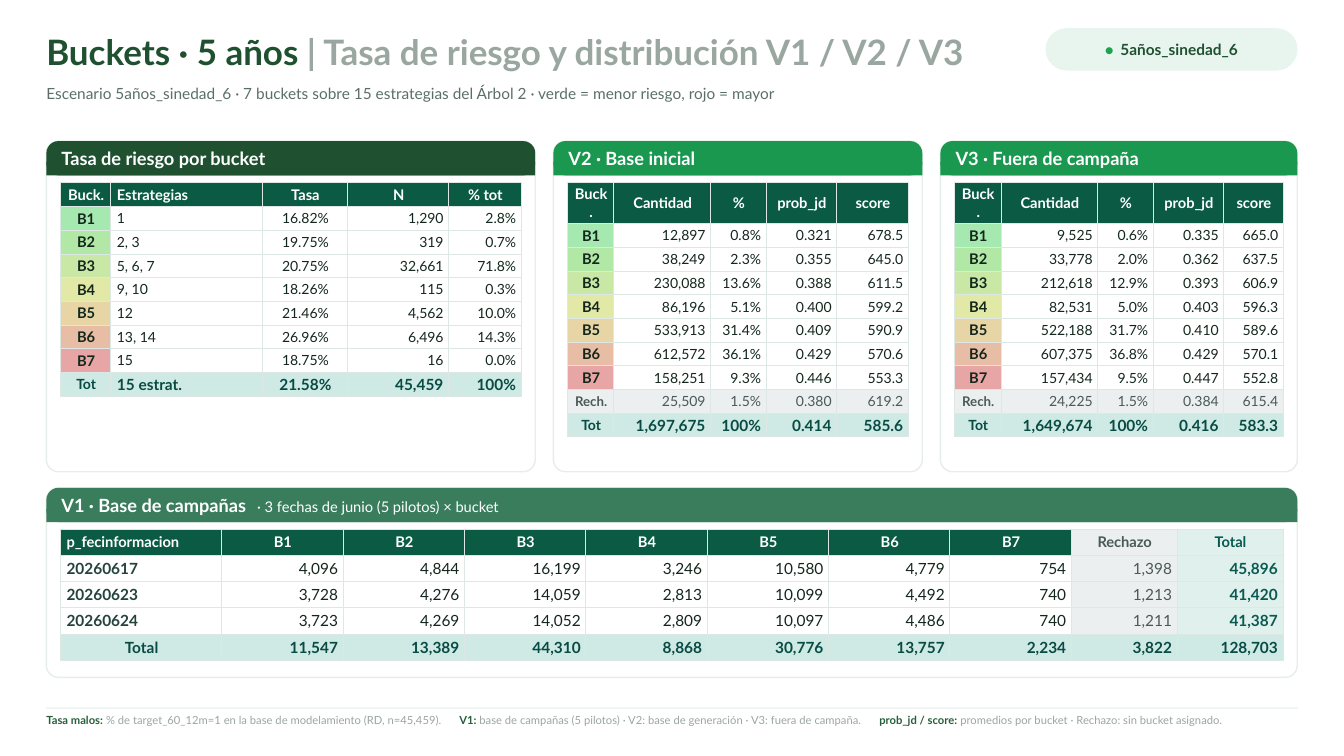
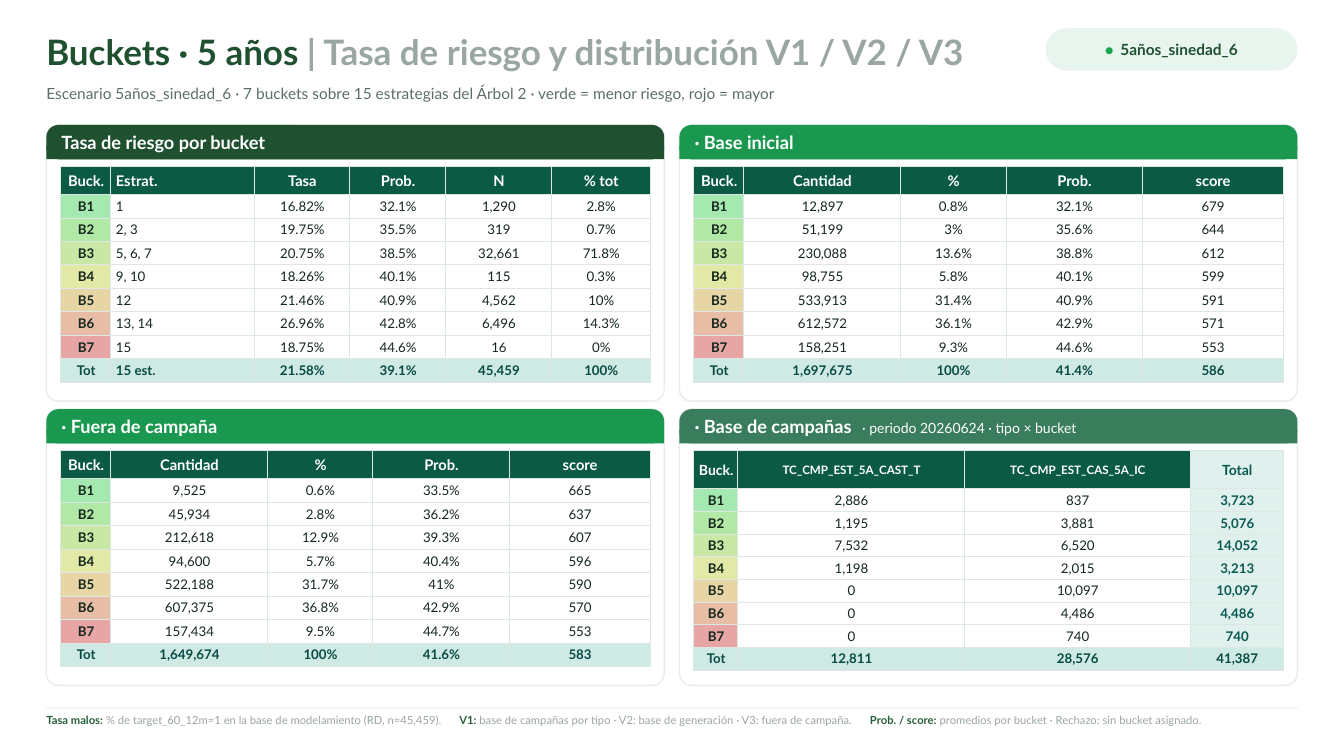
Before and after one commit to KARL961709/Controling, a slide deck: slide 3 of presentacion_buckets_v1v2v3.pptx. Drawn at 1344x756 pixels with LibreOffice and Linux fonts; fonts in the diff are those of the drawing. Boxes give left, top, right and bottom in pixels: in the first picture for what was removed or moved away, otherwise in the second. Text is boxed around its words. In the diff, an @@ line names an element or a change of style, - is before the commit and + after.

```diff
--- a/presentacion_buckets_v1v2v3.pptx
+++ b/presentacion_buckets_v1v2v3.pptx
@@ rounded rectangle: place and size @@
-rounded rectangle at <box>46,141,535,175</box>
+rounded rectangle at <box>46,125,664,159</box>
@@ rectangle: place and size @@
-rectangle at <box>46,162,535,175</box>
+rectangle at <box>46,146,664,159</box>
@@ rounded rectangle: place and size @@
-rounded rectangle at <box>46,141,535,472</box>
+rounded rectangle at <box>46,125,664,401</box>
@@ text "Tasa de riesgo por bucket": place and size @@
-text "Tasa de riesgo por bucket" at <box>61,151,265,169</box>
+text "Tasa de riesgo por bucket" at <box>61,135,265,153</box>
@@ rounded rectangle: place and size @@
-rounded rectangle at <box>554,141,923,472</box>
+rounded rectangle at <box>680,125,1298,401</box>
@@ rounded rectangle: place and size @@
-rounded rectangle at <box>554,141,923,175</box>
+rounded rectangle at <box>680,125,1298,159</box>
@@ rectangle: place and size @@
-rectangle at <box>554,162,923,175</box>
+rectangle at <box>680,146,1298,159</box>
@@ text at <box>704,135,794,149</box>: text changed @@
-V2 · Base inicial
+· Base inicial
@@ table at <box>60,166,650,382</box> @@
-column 2, row 1: Estrategias
+column 2, row 1: Estrat.
-column 2, row 9: 15 estrat.
+column 2, row 9: 15 est.
+column 4: Prob. | 32.1% | 35.5% | 38.5% | 40.1% | 40.9% | 42.8% | 44.6% | 39.1%
-column 6, row 6: 10.0%
+column 6, row 6: 10%
-column 6, row 8: 0.0%
+column 6, row 8: 0%
@@ table: place and size @@
-table at <box>60,182,521,396</box>
+table at <box>60,166,650,382</box>
@@ table at <box>694,166,1284,382</box> @@
-row 1: Buck. | Cantidad | % | prob_jd | score
-row 2: B1 | 12,897 | 0.8% | 0.321 | 678.5
-row 3: B2 | 38,249 | 2.3% | 0.355 | 645.0
-row 4: B3 | 230,088 | 13.6% | 0.388 | 611.5
-row 5: B4 | 86,196 | 5.1% | 0.400 | 599.2
-row 6: B5 | 533,913 | 31.4% | 0.409 | 590.9
-row 7: B6 | 612,572 | 36.1% | 0.429 | 570.6
-row 8: B7 | 158,251 | 9.3% | 0.446 | 553.3
-row 9: Rech. | 25,509 | 1.5% | 0.380 | 619.2
-row 10: Tot | 1,697,675 | 100% | 0.414 | 585.6
+row 1: Buck. | Cantidad | % | Prob. | score
+row 2: B1 | 12,897 | 0.8% | 32.1% | 679
+row 3: B2 | 51,199 | 3% | 35.6% | 644
+row 4: B3 | 230,088 | 13.6% | 38.8% | 612
+row 5: B4 | 98,755 | 5.8% | 40.1% | 599
+row 6: B5 | 533,913 | 31.4% | 40.9% | 591
+row 7: B6 | 612,572 | 36.1% | 42.9% | 571
+row 8: B7 | 158,251 | 9.3% | 44.6% | 553
+row 9: Tot | 1,697,675 | 100% | 41.4% | 586
@@ table: place and size @@
-table at <box>568,182,908,437</box>
+table at <box>694,166,1284,382</box>
@@ proportions changed in 4 elements at <box>46,125,664,401</box>, <box>680,125,1298,401</box>, <box>680,409,1298,686</box>, <box>46,409,664,686</box> @@
@@ rounded rectangle: place and size @@
-rounded rectangle at <box>941,141,1298,472</box>
+rounded rectangle at <box>46,409,664,686</box>
@@ rounded rectangle: place and size @@
-rounded rectangle at <box>941,141,1298,175</box>
+rounded rectangle at <box>46,409,664,444</box>
@@ text at <box>71,419,217,436</box>: text changed @@
-V3 · Fuera de campaña
+· Fuera de campaña
@@ rounded rectangle: place and size @@
-rounded rectangle at <box>46,488,1298,678</box>
+rounded rectangle at <box>680,409,1298,686</box>
@@ rounded rectangle: place and size @@
-rounded rectangle at <box>46,488,1298,522</box>
+rounded rectangle at <box>680,409,1298,444</box>
@@ text at <box>704,419,1076,436</box>: text changed; size 10.5 to 10 pt @@
-V1 · Base de campañas · 3 fechas de junio (5 pilotos) × bucket
+· Base de campañas · periodo 20260624 · tipo × bucket
@@ rectangle: place and size @@
-rectangle at <box>941,162,1298,175</box>
+rectangle at <box>46,431,664,444</box>
@@ rectangle: place and size @@
-rectangle at <box>46,509,1298,522</box>
+rectangle at <box>680,431,1298,444</box>
@@ table at <box>60,451,650,666</box> @@
-row 1: Buck. | Cantidad | % | prob_jd | score
-row 2: B1 | 9,525 | 0.6% | 0.335 | 665.0
-row 3: B2 | 33,778 | 2.0% | 0.362 | 637.5
-row 4: B3 | 212,618 | 12.9% | 0.393 | 606.9
-row 5: B4 | 82,531 | 5.0% | 0.403 | 596.3
-row 6: B5 | 522,188 | 31.7% | 0.410 | 589.6
-row 7: B6 | 607,375 | 36.8% | 0.429 | 570.1
-row 8: B7 | 157,434 | 9.5% | 0.447 | 552.8
-row 9: Rech. | 24,225 | 1.5% | 0.384 | 615.4
-row 10: Tot | 1,649,674 | 100% | 0.416 | 583.3
+row 1: Buck. | Cantidad | % | Prob. | score
+row 2: B1 | 9,525 | 0.6% | 33.5% | 665
+row 3: B2 | 45,934 | 2.8% | 36.2% | 637
+row 4: B3 | 212,618 | 12.9% | 39.3% | 607
+row 5: B4 | 94,600 | 5.7% | 40.4% | 596
+row 6: B5 | 522,188 | 31.7% | 41% | 590
+row 7: B6 | 607,375 | 36.8% | 42.9% | 570
+row 8: B7 | 157,434 | 9.5% | 44.7% | 553
+row 9: Tot | 1,649,674 | 100% | 41.6% | 583
@@ table: place and size @@
-table at <box>955,182,1284,437</box>
+table at <box>60,451,650,666</box>
@@ table at <box>694,451,1282,670</box> @@
-p_fecinformacion | B1 | B2 | B3 | B4 | B5 | B6 | B7 | Rechazo | Total
-20260617 | 4,096 | 4,844 | 16,199 | 3,246 | 10,580 | 4,779 | 754 | 1,398 | 45,896
-20260623 | 3,728 | 4,276 | 14,059 | 2,813 | 10,099 | 4,492 | 740 | 1,213 | 41,420
-20260624 | 3,723 | 4,269 | 14,052 | 2,809 | 10,097 | 4,486 | 740 | 1,211 | 41,387
-Total | 11,547 | 13,389 | 44,310 | 8,868 | 30,776 | 13,757 | 2,234 | 3,822 | 128,703
+Buck. | TC_CMP_EST_5A_CAST_T | TC_CMP_EST_CAS_5A_IC | Total
+B1 | 2,886 | 837 | 3,723
+B2 | 1,195 | 3,881 | 5,076
+B3 | 7,532 | 6,520 | 14,052
+B4 | 1,198 | 2,015 | 3,213
+B5 | 0 | 10,097 | 10,097
+B6 | 0 | 4,486 | 4,486
+B7 | 0 | 740 | 740
+Tot | 12,811 | 28,576 | 41,387
@@ table: place and size @@
-table at <box>60,529,1280,660</box>
+table at <box>694,451,1282,670</box>
@@ text at <box>46,715,1201,726</box>: text changed @@
-Tasa malos: % de target_60_12m=1 en la base de modelamiento (RD, n=45,459). V1: base de campañas (5 pilotos) · V2: base de generación · V3: fuera de campaña. prob_jd / score: promedios por bucket · Rechazo: sin bucket asignado.
+Tasa malos: % de target_60_12m=1 en la base de modelamiento (RD, n=45,459). V1: base de campañas por tipo · V2: base de generación · V3: fuera de campaña. Prob. / score: promedios por bucket · Rechazo: sin bucket asignado.
```
Also in this commit, not shown: 3 other slides changed, 1 other file.
